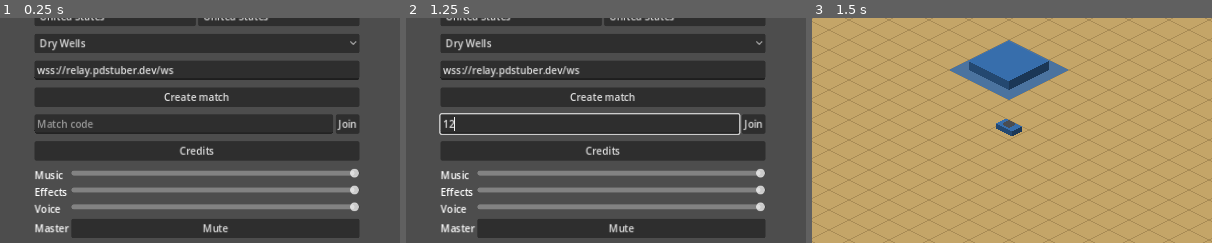
Above: before the commit, frames 1-3 (left to right).
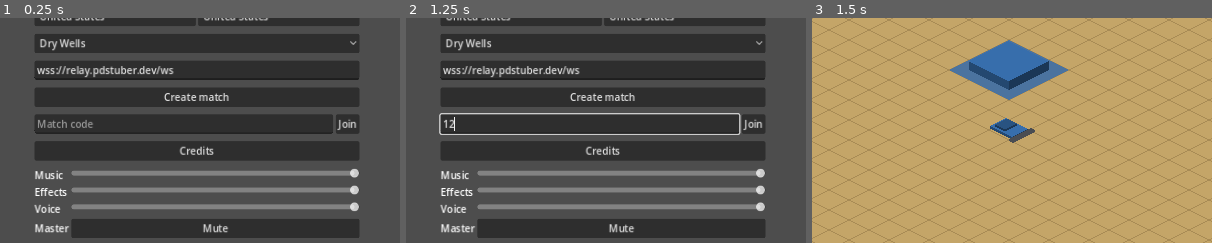
Above: after the commit, the same moments.

Repository: pdstuber/wargrid
Game: Godot game, scene res://scenes/launcher.tscn
Two runs of this game, one before a commit and one after it. Both use one fixed random seed, a clock stepped at 60 frames per second and the inputs below.
Inputs (mouse positions are % of the whole screen's width and height, from its top left):
- Up to frame 1 (0.25 s): no input
- Up to frame 2 (1.25 s): click (48, 49) at 0.52 s; type "12" at 0.6 s
- Up to frame 3 (1.5 s): click "Play offline" at 1.25 s
The pictures show only the part of the screen within x 25-75%, y 25-75%; the shares and areas given below are measured in that part.

Frames 1-2 are identical in both runs. In frame 3, 0.6% of the frame differs, in the area x 44-56%, y 44-56%.

Commit message:
Add the lab shapes: tanks with turrets, dozer, infantry and base buildings

Diff:
--- a/game/scripts/presentation/shape_bake.gd
+++ b/game/scripts/presentation/shape_bake.gd
@@ -10,15 +10,16 @@
 	return posmod(roundi(angle / TAU * Shapes.HEADING_BUCKETS), Shapes.HEADING_BUCKETS)
 
 static func mesh(role: StringName, part: int, bucket_index: int, detail: int, variant: int = 0) -> Dictionary:
-	var key := "%s/%d/%d/%d/%d" % [role, part, bucket_index, detail, variant]
-	if not _cache.has(key):
-		_cache[key] = _bake(role, part, bucket_index, detail)
+	var by_role: Dictionary = _cache.get_or_add(role, {})
+	var key: int = variant | (detail << 12) | (bucket_index << 14) | (part << 20)
+	if not by_role.has(key):
+		by_role[key] = _bake(role, part, bucket_index, detail, variant)
 		bake_count += 1
-	return _cache[key]
+	return by_role[key]
 
-static func _bake(role: StringName, part: int, bucket_index: int, detail: int) -> Dictionary:
+static func _bake(role: StringName, part: int, bucket_index: int, detail: int, variant: int) -> Dictionary:
 	var out := {"points": PackedVector2Array(), "slots": PackedByteArray(), "lifts": PackedFloat32Array()}
-	var spec: Dictionary = Shapes.parts(role, detail)[part]
+	var spec: Dictionary = Shapes.parts(role, detail, variant)[part]
 	var angle: float = 0.0 if spec.angle == &"fixed" else bucket_index * TAU / Shapes.HEADING_BUCKETS
 	var pivot: Vector3 = spec.pivot
 	for prim: Dictionary in spec.prims:
@@ -47,6 +48,8 @@
 	var side_slots: Array[int] = [slot, slot]
 	if slot == Shapes.SLOT_ROOF:
 		side_slots = [Shapes.SLOT_SIDE, Shapes.SLOT_SIDE_DARK]
+	elif slot == Shapes.SLOT_ROOF_DARK:
+		side_slots = [Shapes.SLOT_SIDE_DARK, Shapes.SLOT_SIDE_DARK]
 	for i in ring.size():
 		var a: Vector2 = ring[i]
 		var b: Vector2 = ring[(i + 1) % ring.size()]
--- a/game/scripts/presentation/shapes.gd
+++ b/game/scripts/presentation/shapes.gd
@@ -12,21 +12,76 @@
 const SLOT_OUTLINE: int = 6
 const SLOT_SHADOW: int = 7
 
+const TANK_ROLES := {"usa_tank": &"tank_usa", "china_tank": &"tank_china", "frc_tank": &"tank_frc"}
+const SUPPLY_STEPS: Array[int] = [1, 5, 15, 40]
+
+static var _parts_cache: Dictionary = {}
+
 static func role(kind: String) -> StringName:
 	var row: Dictionary = Definitions.kind(kind)
+	if TANK_ROLES.has(kind):
+		return TANK_ROLES[kind]
 	if row.has("footprint"):
-		return &"default_building"
-	return &"default_infantry" if row.get("class", "") == "infantry" else &"default_vehicle"
+		return _building_role(kind)
+	if row.get("class", "") == "infantry":
+		return &"infantry"
+	return &"bulldozer" if kind.ends_with("_builder") else &"default_vehicle"
 
-static func parts(role_name: StringName, detail: int) -> Array[Dictionary]:
+static func _building_role(kind: String) -> StringName:
+	for suffix: String in ["power_plant", "factory", "supply_center"]:
+		if kind.ends_with(suffix):
+			return {"power_plant": &"power_plant", "factory": &"war_factory", "supply_center": &"supply_depot"}[suffix]
+	return &"default_building"
+
+# A pile's variant packs stack level (0-4) with its footprint, so small piles bake smaller.
+static func source_variant(boxes: int, footprint: Vector2i) -> int:
+	var level: int = 0
+	for step in SUPPLY_STEPS:
+		if boxes >= step: level += 1
+	return level | (footprint.x << 4) | (footprint.y << 8)
+
+static func parts(role_name: StringName, detail: int, variant: int = 0) -> Array[Dictionary]:
+	var by_role: Dictionary = _parts_cache.get_or_add(role_name, {})
+	var key: int = detail | (variant << 2)
+	if not by_role.has(key):
+		by_role[key] = _build_parts(role_name, detail, variant)
+	return by_role[key]
+
+static func _build_parts(role_name: StringName, detail: int, variant: int) -> Array[Dictionary]:
 	var found: Array[Dictionary] = []
 	match role_name:
-		&"default_infantry":
-			found.append(_part(&"body", &"heading", [_prim(&"cylinder", Vector3.ZERO, Vector3(0.3, 0.3, 9), SLOT_ROOF)]))
+		&"infantry":
+			var prims: Array = [_prim(&"cylinder", Vector3.ZERO, Vector3(0.3, 0.3, 6), SLOT_ROOF)]
+			if detail > 0:
+				prims.append(_prim(&"cylinder", Vector3(0, 0, 6), Vector3(0.2, 0.2, 3), SLOT_MACHINE))
+			found.append(_part(&"body", &"heading", prims))
+		&"bulldozer":
+			var prims: Array = [_prim(&"box", Vector3.ZERO, Vector3(1.1, 0.8, 4), SLOT_ROOF), _prim(&"box", Vector3(0.65, 0, 0), Vector3(0.2, 1.1, 3), SLOT_MACHINE)]
+			if detail > 0:
+				prims.append(_prim(&"box", Vector3(-0.15, 0, 4), Vector3(0.5, 0.6, 3), SLOT_ROOF_DARK))
+			found.append(_part(&"body", &"heading", prims))
+		&"tank_usa":
+			_append_tank(found, detail, Vector3(1.4, 0.9, 4), Vector3(0.6, 0.6, 3), 0.7)
+		&"tank_china":
+			_append_tank(found, detail, Vector3(1.5, 1.0, 3), Vector3(0.9, 0.7, 2), 0.9)
+		&"tank_frc":
+			_append_tank(found, detail, Vector3(1.2, 0.7, 4), Vector3(0.4, 0.4, 5), 0.5)
+		&"power_plant":
+			found.append(_part(&"body", &"fixed", _slab(1.7, 10, variant) + _tower(detail, variant)))
+		&"war_factory":
+			var prims: Array = _slab(2.6, 14, variant)
+			if detail > 0:
+				prims.append(_prim(&"box", Vector3(1.0, 0, 0), Vector3(0.5, 1.2, 8), SLOT_MACHINE))
+			found.append(_part(&"body", &"fixed", prims + _smoke(2.6, 14, variant)))
+		&"supply_depot":
+			var prims: Array = _slab(2.6, 8, variant)
+			if detail > 0:
+				prims.append(_prim(&"box", Vector3.ZERO, Vector3(1.2, 1.2, 12), SLOT_ROOF_DARK if variant > 0 else SLOT_GLOW))
+			found.append(_part(&"body", &"fixed", prims))
+		&"supply_source":
+			found.append(_part(&"body", &"fixed", _pile(variant)))
 		&"default_building":
 			found.append(_part(&"body", &"fixed", [_prim(&"box", Vector3.ZERO, Vector3(2.0, 2.0, 14), SLOT_ROOF)]))
-		&"default_source":
-			found.append(_part(&"body", &"fixed", [_prim(&"cylinder", Vector3.ZERO, Vector3(1.2, 1.2, 3), SLOT_GLOW)]))
 		_:
 			var prims: Array = [_prim(&"box", Vector3.ZERO, Vector3(0.8, 0.5, 8), SLOT_ROOF)]
 			if detail > 0:
@@ -34,6 +89,52 @@
 			found.append(_part(&"body", &"heading", prims))
 	return found
 
+static func _append_tank(found: Array[Dictionary], detail: int, hull: Vector3, dome: Vector3, barrel: float) -> void:
+	found.append(_part(&"body", &"heading", [_prim(&"box", Vector3.ZERO, hull, SLOT_ROOF)]))
+	var prims: Array = [_prim(&"box", Vector3(0, 0, hull.z), dome, SLOT_ROOF)]
+	if detail > 0:
+		prims.append(_prim(&"box", Vector3(dome.x / 2.0 + barrel / 2.0, 0, hull.z + dome.z / 2.0), Vector3(barrel, 0.15, 1), SLOT_MACHINE))
+	var turret := _part(&"turret", &"heading", prims)
+	turret.pivot = Vector3(0, 0, hull.z)
+	found.append(turret)
+
+# Four quadrants, so damage can knock one out and the roof gets fewer triangles.
+static func _slab(side: float, height: float, variant: int) -> Array:
+	var roof: int = SLOT_ROOF if variant == 0 else SLOT_ROOF_DARK
+	var prims: Array = []
+	var quarter: float = side / 2.0
+	for corner: Vector2 in [Vector2(-1, -1), Vector2(1, -1), Vector2(-1, 1), Vector2(1, 1)]:
+		if variant > 0 and corner == Vector2(1, 1):
+			continue
+		prims.append(_prim(&"box", Vector3(corner.x * quarter / 2.0, corner.y * quarter / 2.0, 0), Vector3(quarter, quarter, height), roof))
+	return prims
+
+static func _smoke(side: float, height: float, variant: int) -> Array:
+	if variant < 2:
+		return []
+	return [_prim(&"box", Vector3(side / 4.0, side / 4.0, 0), Vector3(0.4, 0.4, height + 8), SLOT_GLOW)]
+
+static func _tower(detail: int, variant: int) -> Array:
+	var prims: Array = _smoke(1.7, 10, variant)
+	if detail > 0:
+		prims.append(_prim(&"cylinder", Vector3(-0.4, -0.4, 10), Vector3(0.4, 0.4, 6), SLOT_MACHINE))
+	return prims
+
+static func _pile(variant: int) -> Array:
+	var level: int = variant & 15
+	var footprint := Vector2(maxi((variant >> 4) & 15, 1), maxi((variant >> 8) & 15, 1))
+	if variant == 0:
+		footprint = Vector2(4, 5)
+	var crate: float = minf(footprint.x, footprint.y) * 0.3
+	var rise: float = 4.0
+	var prims: Array = [_prim(&"box", Vector3.ZERO, Vector3(footprint.x - 0.2, footprint.y - 0.2, 1.5), SLOT_MACHINE)]
+	var spots: Array = [[Vector2(-0.25, -0.2), 0.0, 2], [Vector2.ZERO, 0.0, 1], [Vector2.ZERO, rise, 4], [Vector2(0.25, 0.2), 0.0, 3]]
+	for spot: Array in spots:
+		if level >= spot[2]:
+			var at: Vector2 = spot[0]
+			prims.append(_prim(&"box", Vector3(at.x * footprint.x, at.y * footprint.y, 1.5 + spot[1]), Vector3(crate, crate, rise), SLOT_ROOF))
+	return prims
+
 static func _part(part_name: StringName, angle: StringName, prims: Array) -> Dictionary:
 	return {"name": part_name, "angle": angle, "pivot": Vector3.ZERO, "prims": prims}
 
--- a/game/scripts/presentation/world_batch.gd
+++ b/game/scripts/presentation/world_batch.gd
@@ -16,6 +16,10 @@
 const AIR_LIFT := 18.0
 const SHADOW_RADIUS := 8.0
 const MARK_RADIUS := 3.0
+const GROUND_SHADOW_RADIUS := 6.0
+const FLAG_SHADOWS := 1
+const FLAG_OUTLINES := 2
+const FLAG_EFFECTS := 4
 
 var points := PackedVector2Array()
 var colors := PackedColorArray()
@@ -28,21 +32,29 @@
 		var combat: Variant = unit.get("combat")
 		var kind: String = unit.get("kind", "")
 		found.append(_item(unit, kind, Shapes.role(kind), LAYER_AIR if Registry.air_kinds.has(kind) else LAYER_GROUND, Vector2(unit.position[0], unit.position[1]), Vector2i.ONE, atan2(heading[1], heading[0]), 1.0, -1 if combat == null or combat.target_id == null else combat.target_id))
+		found[-1].shadow = SHADOW_RADIUS if found[-1].layer == LAYER_AIR else GROUND_SHADOW_RADIUS
 	for building: Dictionary in state.get("buildings", []):
 		var definition: Dictionary = Economy.building(building.kind)
 		if definition.is_empty(): continue
 		var size: Vector2i = definition.footprint
 		var rise: float = 1.0 if building.completed else float(building.work) / (definition.ticks * 1000)
 		found.append(_item(building, building.kind, Shapes.role(building.kind), LAYER_GROUND, Vector2(building.origin[0], building.origin[1]) + Vector2(size) / 2.0, size, 0.0, rise, -1))
+		found[-1].variant = damage_stage(found[-1].hp, found[-1].max_hp)
 	for source: Dictionary in state.get("sources", []):
 		var size: Vector2i = Registry.source_footprint(source)
-		var item := _item(source, "", &"default_source", LAYER_GROUND, Vector2(source.origin[0], source.origin[1]) + Vector2(size) / 2.0, size, 0.0, 1.0, -1)
+		var item := _item(source, "", &"supply_source", LAYER_GROUND, Vector2(source.origin[0], source.origin[1]) + Vector2(size) / 2.0, size, 0.0, 1.0, -1)
 		item.boxes = source.get("boxes", 0)
+		item.variant = Shapes.source_variant(item.boxes, size)
 		found.append(item)
 	return found
 
 static func _item(row: Dictionary, kind: String, role: StringName, layer: int, anchor: Vector2, footprint: Vector2i, heading: float, rise: float, target_id: int) -> Dictionary:
-	return {"id": row.id, "kind": kind, "owner": row.get("owner", 0), "role": role, "layer": layer, "anchor": anchor, "footprint": footprint, "heading": heading, "target_id": target_id, "hp": row.get("hp", 0), "max_hp": row.get("max_hp", 0), "rise": rise, "boxes": 0}
+	return {"id": row.id, "kind": kind, "owner": row.get("owner", 0), "role": role, "layer": layer, "anchor": anchor, "footprint": footprint, "heading": heading, "target_id": target_id, "hp": row.get("hp", 0), "max_hp": row.get("max_hp", 0), "rise": rise, "boxes": 0, "variant": 0, "shadow": 0.0}
+
+# Integer percent maths: exactly 70 % and 35 % count as the worse stage.
+static func damage_stage(hp: int, max_hp: int) -> int:
+	if max_hp <= 0 or hp * 100 > max_hp * 70: return 0
+	return 2 if hp * 100 <= max_hp * 35 else 1
 
 static func sort_key(layer: int, anchor: Vector2, id: int) -> int:
 	assert(id < (1 << ID_BITS))
@@ -65,7 +77,7 @@
 		sorted[i] = by_key[keys[i]]
 	return sorted
 
-func build(items: Array[Dictionary], _turret_angles: Dictionary, detail: int, _flags: int, marks: Array[Vector2] = []) -> void:
+func build(items: Array[Dictionary], _turret_angles: Dictionary, detail: int, flags: int, marks: Array[Vector2] = []) -> void:
 	points.clear()
 	colors.clear()
 	var keys := PackedInt64Array()
@@ -75,8 +87,9 @@
 		keys.append(key)
 		by_key[key] = item
 	keys.sort()
-	for key in keys:
-		if by_key[key].layer == LAYER_AIR: _append_shadow(by_key[key].anchor)
+	if flags & FLAG_SHADOWS:
+		for key in keys:
+			if by_key[key].shadow > 0.0: _append_shadow(by_key[key])
 	for key in keys:
 		_append_body(by_key[key], detail)
 	for mark in marks:
@@ -93,8 +106,8 @@
 	var move := Transform2D(0.0, Iso.world_to_plane(item.anchor) + Vector2(0, -AIR_LIFT if item.layer == LAYER_AIR else 0.0))
 	var bucket: int = Bake.bucket(item.heading)
 	var rise: float = item.rise
-	for part in Shapes.parts(item.role, detail).size():
-		var mesh: Dictionary = Bake.mesh(item.role, part, bucket, detail)
+	for part in Shapes.parts(item.role, detail, item.variant).size():
+		var mesh: Dictionary = Bake.mesh(item.role, part, bucket, detail, item.variant)
 		var mesh_points: PackedVector2Array = mesh.points
 		if rise < 1.0:
 			var lifts: PackedFloat32Array = mesh.lifts
@@ -116,8 +129,8 @@
 		by_owner[owner] = built
 	return by_owner[owner]
 
-func _append_shadow(anchor: Vector2) -> void:
-	_append_quad(Iso.world_to_plane(anchor), SHADOW_RADIUS, Palette.owner_colors(0)[Shapes.SLOT_SHADOW])
+func _append_shadow(item: Dictionary) -> void:
+	_append_quad(Iso.world_to_plane(item.anchor), item.shadow, Palette.owner_colors(0)[Shapes.SLOT_SHADOW])
 
 func _append_quad(center: Vector2, radius: float, color: Color) -> void:
 	var corners: Array[Vector2] = [center + Vector2(0, -radius), center + Vector2(radius, 0), center + Vector2(0, radius), center + Vector2(-radius, 0)]
--- a/game/scripts/presentation/world_view.gd
+++ b/game/scripts/presentation/world_view.gd
@@ -73,7 +73,7 @@
 	_refresh_structures()
 	Profiler.end(&"view.structures_key", zone)
 	zone = Profiler.begin()
-	_batch.build(WorldBatch.objects(_state), {}, BODY_DETAIL, 0, horde_marks())
+	_batch.build(WorldBatch.objects(_state), {}, BODY_DETAIL, WorldBatch.FLAG_SHADOWS, horde_marks())
 	_bodies.queue_redraw()
 	Profiler.end(&"view.batch", zone)
 	queue_redraw()
--- a/game/tests/test_shapes.gd
+++ b/game/tests/test_shapes.gd
@@ -7,7 +7,7 @@
 const Definitions = preload("res://scripts/simulation/definitions/definitions.gd")
 
 func cases() -> Array[Callable]:
-	return [test_bucket_wraps, test_box_top_face_on_top, test_bake_is_cached, test_unknown_kind_gets_default_role, test_every_registry_kind_has_parts, test_owner_palette_eight]
+	return [test_bucket_wraps, test_box_top_face_on_top, test_bake_is_cached, test_unknown_kind_gets_default_role, test_every_registry_kind_has_parts, test_owner_palette_eight, test_lab_roles_mapped, test_damage_stage_changes_geometry, test_turret_pivot_on_hull_top]
 
 func test_bucket_wraps(runner) -> bool:
 	runner.check(Bake.bucket(0.0) == 0, "SH1 zero")
@@ -60,3 +60,56 @@
 	runner.check(seen.size() == 8, "SH6 distinct roofs")
 	runner.check(Palette.owner_colors(9)[Shapes.SLOT_ROOF] == Palette.FALLBACK, "SH6 grey fallback")
 	return true
+
+func test_lab_roles_mapped(runner) -> bool:
+	var expected := {
+		"usa_tank": &"tank_usa", "china_tank": &"tank_china", "frc_tank": &"tank_frc",
+		"usa_builder": &"bulldozer", "china_builder": &"bulldozer",
+		"usa_rifle_infantry": &"infantry", "china_rifle_infantry": &"infantry", "frc_rifle_infantry": &"infantry",
+		"usa_rocket_infantry": &"infantry", "china_rocket_infantry": &"infantry", "frc_rocket_infantry": &"infantry", "frc_builder": &"infantry",
+		"usa_power_plant": &"power_plant", "china_power_plant": &"power_plant",
+		"usa_factory": &"war_factory", "china_factory": &"war_factory", "frc_factory": &"war_factory",
+		"usa_supply_center": &"supply_depot", "china_supply_center": &"supply_depot", "frc_supply_center": &"supply_depot",
+	}
+	for kind: String in expected:
+		runner.check(Shapes.role(kind) == expected[kind], "SH7 %s maps to %s" % [kind, expected[kind]])
+	return true
+
+func _count(mesh: Dictionary, slots: Array) -> int:
+	var found: int = 0
+	for slot in mesh.slots:
+		if slots.has(slot): found += 1
+	@warning_ignore("integer_division")
+	return found / 3
+
+func test_damage_stage_changes_geometry(runner) -> bool:
+	var roofs: Array = [Shapes.SLOT_ROOF, Shapes.SLOT_ROOF_DARK]
+	var smoke: Array = [Shapes.SLOT_GLOW, Shapes.SLOT_SIDE_DARK]
+	var stages: Array[Dictionary] = []
+	for stage in 3:
+		var merged := {"slots": PackedByteArray()}
+		for part in Shapes.parts(&"war_factory", 2, stage).size():
+			merged.slots.append_array(Bake.mesh(&"war_factory", part, 0, 2, stage).slots)
+		stages.append(merged)
+	runner.check(_count(stages[2], roofs) < _count(stages[0], roofs), "SH8 stage 2 has fewer roof triangles")
+	runner.check(_count(stages[1], roofs) < _count(stages[0], roofs), "SH8 stage 1 has a missing corner")
+	runner.check(_count(stages[1], [Shapes.SLOT_ROOF_DARK]) > 0 and _count(stages[0], [Shapes.SLOT_ROOF_DARK]) == 0, "SH8 stage 1 roof is darker")
+	runner.check(_count(stages[2], [Shapes.SLOT_GLOW]) > 0 and _count(stages[1], [Shapes.SLOT_GLOW]) == 0 and _count(stages[0], [Shapes.SLOT_GLOW]) == 0, "SH8 smoke only at stage 2")
+	runner.check(_count(stages[2], smoke) > _count(stages[1], smoke), "SH8 smoke triangles added")
+	return true
+
+func test_turret_pivot_on_hull_top(runner) -> bool:
+	for role in [&"tank_usa", &"tank_china", &"tank_frc"]:
+		var parts: Array[Dictionary] = Shapes.parts(role, 2)
+		runner.check(parts.size() == 2 and parts[1].name == &"turret", "SH9 %s has a turret part" % role)
+		if parts.size() < 2: continue
+		for bucket in Shapes.HEADING_BUCKETS:
+			var mesh: Dictionary = Bake.mesh(role, 1, bucket, 2)
+			var sum := Vector2.ZERO
+			var n: int = 0
+			for i in mesh.points.size():
+				if mesh.slots[i] != Shapes.SLOT_ROOF: continue
+				sum += Vector2(mesh.points[i].x, mesh.points[i].y + mesh.lifts[i])
+				n += 1
+			runner.check(n > 0 and (sum / maxf(n, 1)).length() <= 1.0, "SH9 %s bucket %d turret centred on pivot" % [role, bucket])
+	return true
--- a/game/tests/test_world_batch.gd
+++ b/game/tests/test_world_batch.gd
@@ -2,10 +2,13 @@
 extends RefCounted
 
 const WorldBatch = preload("res://scripts/presentation/world_batch.gd")
+const Shapes = preload("res://scripts/presentation/shapes.gd")
+const Bake = preload("res://scripts/presentation/shape_bake.gd")
+const Iso = preload("res://scripts/presentation/isometric.gd")
 const Fixture = preload("res://tests/economy_fixture.gd")
 
 func cases() -> Array[Callable]:
-	return [test_sort_key_orders_layers_then_depth, test_unit_i …(157 unchanged characters)… arks_join_the_array, test_rise_from_work]
+	return [test_sort_key_orders_layers_then_depth, test_unit_i …(157 unchanged characters)… arks_join_the_array, test_rise_from_work, test_damage_stage_edges, test_building_rises_with_work, test_supply_stack_shrinks, test_small_pile_inside_footprint, test_shadow_only_with_flag, test_lab_roles_mapped]
 
 func _find(items: Array[Dictionary], id: int) -> Dictionary:
 	for item in items:
@@ -91,3 +94,97 @@
 	runner.check(_find(items, done).rise == 1.0, "WB8 completed building is fully risen")
 	runner.check(is_equal_approx(_find(items, half).rise, 0.5), "WB8 half the work is half risen")
 	return true
+
+func test_lab_roles_mapped(runner) -> bool:
+	var sim = Fixture.make_world()
+	var factory: int = Fixture.add_completed(sim, 1, "usa_factory", Vector2i(10, 10))
+	var tank: int = sim.spawn(1, Vector2(5.5, 5.5), "usa_tank")
+	var pile: int = sim.add_supply_source(Vector2i(20, 20), 8)
+	var items: Array[Dictionary] = WorldBatch.objects(sim.snapshot())
+	runner.check(_find(items, factory).role == &"war_factory", "WB9 factory role")
+	runner.check(_find(items, tank).role == &"tank_usa", "WB9 tank role")
+	runner.check(_find(items, pile).role == &"supply_source", "WB9 source role")
+	return true
+
+func test_damage_stage_edges(runner) -> bool:
+	runner.check(WorldBatch.damage_stage(70, 100) == 1, "WB10 70 percent is stage 1")
+	runner.check(WorldBatch.damage_stage(71, 100) == 0, "WB10 71 percent is stage 0")
+	runner.check(WorldBatch.damage_stage(35, 100) == 2, "WB10 35 percent is stage 2")
+	runner.check(WorldBatch.damage_stage(36, 100) == 1, "WB10 36 percent is stage 1")
+	runner.check(WorldBatch.damage_stage(0, 0) == 0, "WB10 no max hp is stage 0")
+	return true
+
+func _single(item: Dictionary, flags: int = 0) -> Object:
+	var batch = WorldBatch.new()
+	batch.build([item] as Array[Dictionary], {}, 2, flags)
+	return batch
+
+func _top(batch: Object) -> float:
+	var top: float = 1e9
+	for point in batch.points: top = minf(top, point.y)
+	return top
+
+func test_building_rises_with_work(runner) -> bool:
+	var sim = Fixture.make_world()
+	var factory: int = Fixture.add_completed(sim, 1, "usa_factory", Vector2i(10, 10))
+	var item: Dictionary = _find(WorldBatch.objects(sim.snapshot()), factory)
+	runner.check(item.role == &"war_factory", "WB11 factory role")
+	var done = _single(item)
+	var before: int = Bake.bake_count
+	item.rise = 0.5
+	var half = _single(item)
+	var full_height: float = _ground_top()
+	runner.check(absf((_top(half) - _top(done)) - full_height / 2.0) <= 1.0, "WB11 half risen is half the height")
+	item.rise = 0.0
+	var flat = _single(item)
+	runner.check(is_equal_approx(_top(flat) - _top(done), full_height), "WB11 rise 0 is flat")
+	runner.check(Bake.bake_count == before, "WB11 no new bake for rise")
+	return true
+
+func _ground_top() -> float:
+	var lift: float = 0.0
+	var mesh: Dictionary = Bake.mesh(&"war_factory", 0, 0, 2)
+	for value in mesh.lifts: lift = maxf(lift, value)
+	return lift
+
+var _next_pile_x: int = 0
+
+func _pile(sim, boxes: int, footprint: Vector2i = Vector2i(4, 5)) -> Dictionary:
+	_next_pile_x += 6
+	var id: int = sim.add_supply_source(Vector2i(_next_pile_x, 10), boxes, footprint)
+	return _find(WorldBatch.objects(sim.snapshot()), id)
+
+func test_supply_stack_shrinks(runner) -> bool:
+	var sim = Fixture.make_world()
+	var base: int = _single(_pile(sim, 0)).triangle_count
+	var one: int = _single(_pile(sim, 1)).triangle_count
+	var many: int = _single(_pile(sim, 400)).triangle_count
+	runner.check(base > 0, "WB12 empty pile still draws its base")
+	runner.check(one < many and base < one, "WB12 stack grows with boxes (%d, %d, %d)" % [base, one, many])
+	return true
+
+func test_small_pile_inside_footprint(runner) -> bool:
+	var sim = Fixture.make_world(10000, Vector2i(96, 32))
+	for footprint in [Vector2i(1, 1), Vector2i(2, 2), Vector2i(4, 5)]:
+		for boxes in [0, 3, 400]:
+			var item: Dictionary = _pile(sim, boxes, footprint)
+			var batch = _single(item)
+			var origin: Vector2 = item.anchor - Vector2(footprint) / 2.0
+			var inside: bool = true
+			var lifts := PackedFloat32Array()
+			for mesh_part in Shapes.parts(item.role, 2, item.variant).size():
+				lifts.append_array(Bake.mesh(item.role, mesh_part, 0, 2, item.variant).lifts)
+			for i in batch.points.size():
+				var ground: Vector2 = Iso.plane_to_world(batch.points[i] + Vector2(0, lifts[i]))
+				if ground.x < origin.x - 0.01 or ground.y < origin.y - 0.01 or ground.x > origin.x + footprint.x + 0.01 or ground.y > origin.y + footprint.y + 0.01: inside = false
+			runner.check(inside and batch.points.size() > 0, "WB13 pile %s boxes %d inside footprint" % [footprint, boxes])
+	return true
+
+func test_shadow_only_with_flag(runner) -> bool:
+	var sim = Fixture.make_world()
+	var tank: int = sim.spawn(1, Vector2(5.5, 5.5), "usa_tank")
+	var item: Dictionary = _find(WorldBatch.objects(sim.snapshot()), tank)
+	var plain = _single(item)
+	var shadowed = _single(item, WorldBatch.FLAG_SHADOWS)
+	runner.check(shadowed.triangle_count == plain.triangle_count + 2, "WB14 shadow adds two triangles only with the flag")
+	return true
Not shown, changed: docs/reference/art-lab-verification.md
